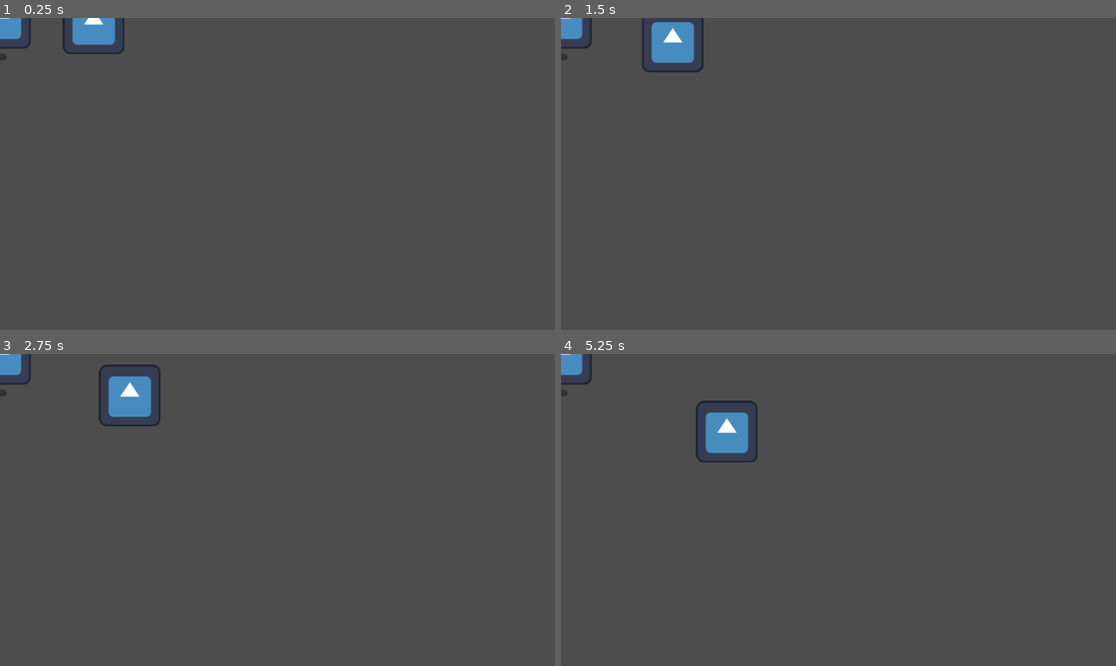
Above: before the commit, frames 1-4 (two rows, left to right).
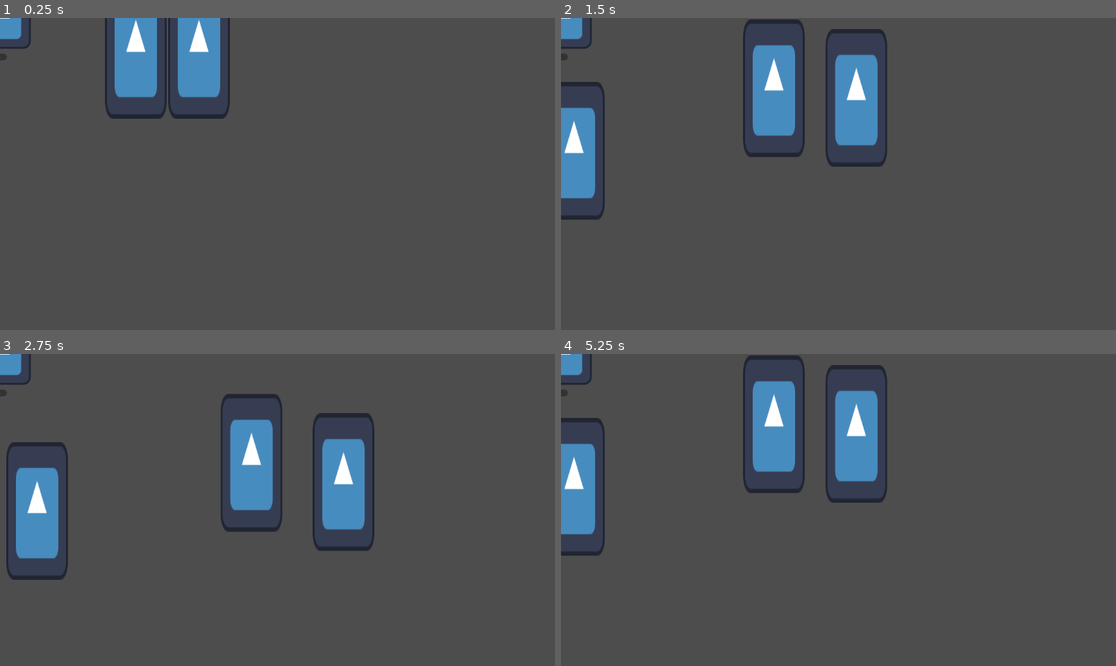
Above: after the commit, the same moments.

Repository: MenshikovMakxim/GodotGame1
Game: Godot game, scene res://main.tscn
Same seed, same stepped clock (60 frames per second), same inputs: the game is played once before the commit and once after it. The engine's default icon, where the game draws it, is replaced by a stand-in: a white triangle on a blue panel in a dark square.
Inputs:
- Up to frame 1 (0.25 s): no input
- Up to frame 2 (1.5 s): tap Enter at 0.5 s; hold Right 0.53-1.28 s; hold Down from 1.28 s (still down)
- Up to frame 3 (2.75 s): release Down at 2.03 s; hold Right from 2.03 s (still down)
- Up to frame 4 (5.25 s): release Right at 2.78 s; hold Up 2.78-3.53 s; hold Left 3.53-5.03 s; hold Down from 5.03 s (still down)

The runs differ from the first frame. In frame 1, 5.4% of the frame differs, in the area x 11-42%, y 0-33%; in frame 2, 9.1%; in frame 3, 9.9%, in the area x 1-68%, y 3-73%; in frame 4, 9.1%.

Commit message:
add different speeds

Diff:
--- a/new-game-project/hero.gd
+++ b/new-game-project/hero.gd
@@ -1,5 +1,19 @@
 extends Node2D
 
+@export var speed=100
+
 func _process(delta: float) -> void:
-	self.position.x+=0.5
-	self.position.y+=0.5
+	#self.position.x+=0.2
+	pass
+
+func _input(event: InputEvent) -> void:
+	print(event)
+	if event is InputEventKey:
+		if event.keycode==KEY_UP:
+			self.position.y-=speed
+		if event.keycode==KEY_LEFT:
+			self.position.x-=speed
+		if event.keycode==KEY_DOWN:
+			self.position.y+=speed
+		if event.keycode==KEY_RIGHT:
+			self.position.x+=speed
--- a/new-game-project/hero.tscn
+++ b/new-game-project/hero.tscn
@@ -7,5 +7,6 @@
 script = ExtResource("1_p1r5x")
 
 [node name="Icon" type="Sprite2D" parent="."]
-position = Vector2(184, 164)
+position = Vector2(184, 85)
+scale = Vector2(1, 2.23438)
 texture = ExtResource("2_u1ipw")
--- a/new-game-project/main.tscn
+++ b/new-game-project/main.tscn
@@ -19,10 +19,17 @@
 offset_bottom = 93.0
 
 [node name="Timer" type="Timer" parent="."]
-autostart = true
 
 [node name="Hero" parent="." instance=ExtResource("3_h2yge")]
-position = Vector2(3, -160)
+position = Vector2(98, -19)
+speed = 80
+
+[node name="Hero2" parent="." instance=ExtResource("3_h2yge")]
+position = Vector2(-257, 141)
+speed = 50
+
+[node name="Hero3" parent="." instance=ExtResource("3_h2yge")]
+position = Vector2(229, -19)
 
 [connection signal="button_down" from="CheckButton" to="." method="_on_check_button_button_down"]
 [connection signal="timeout" from="Timer" to="." method="_on_timer_timeout"]
